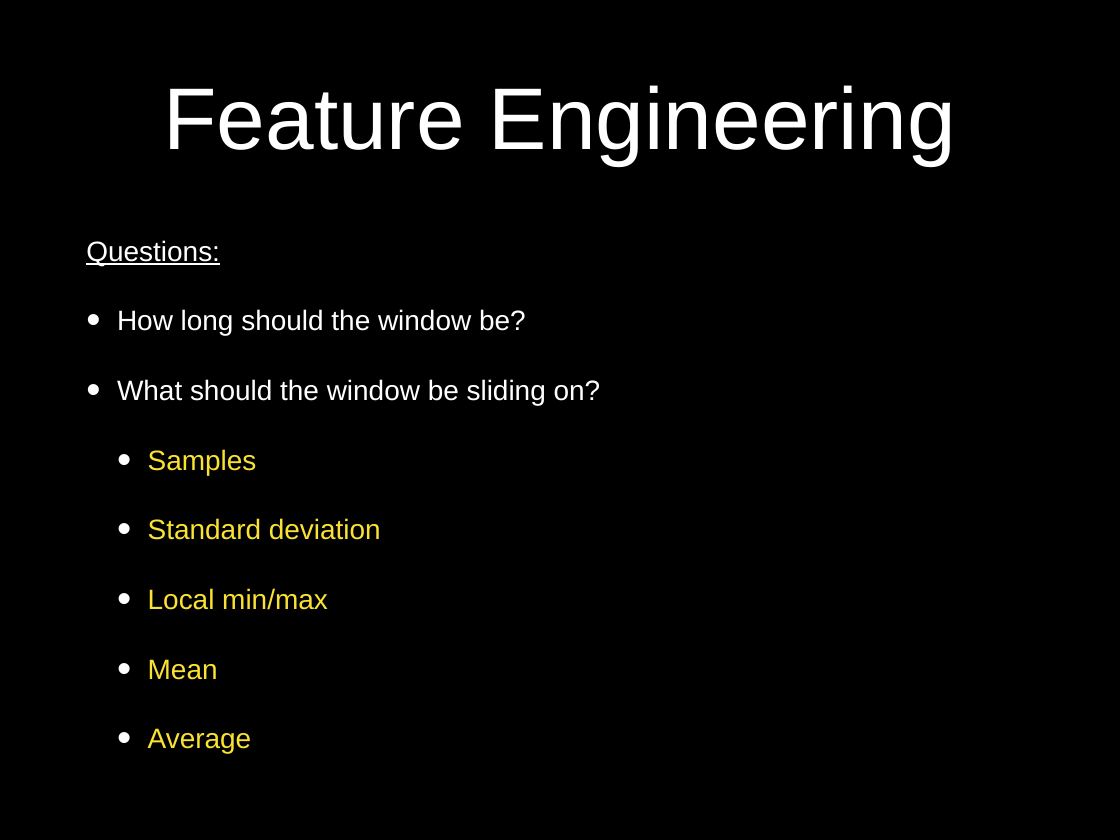
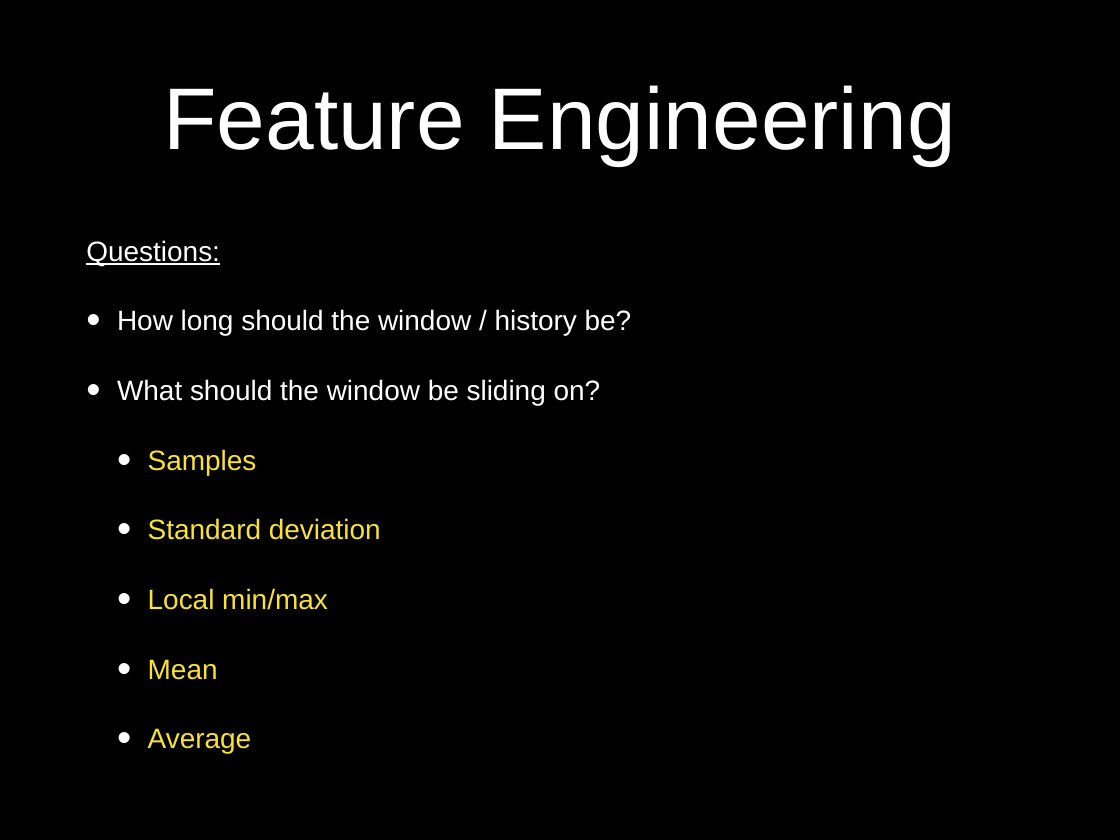
Before and after one commit to idocal/motionsense, a slide deck: slide 8 of presentations/Presentation2.pptx. Drawn at 1120x840 pixels with LibreOffice and Linux fonts; fonts in the diff are those of the drawing; background and template pictures are left out. Boxes give left, top, right and bottom in pixels: in the first picture for what was removed or moved away, otherwise in the second. Text is boxed around its words. In the diff, an @@ line names an element or a change of style, - is before the commit and + after.

```diff
--- a/presentations/Presentation2.pptx
+++ b/presentations/Presentation2.pptx
@@ text at (117,309,632,335): text changed @@
-• How long should the window be?
+• How long should the window / history be?
```
Also in this commit, not shown: 4 other slides changed, 1 slide added, 1 slide removed, 1 other file.
